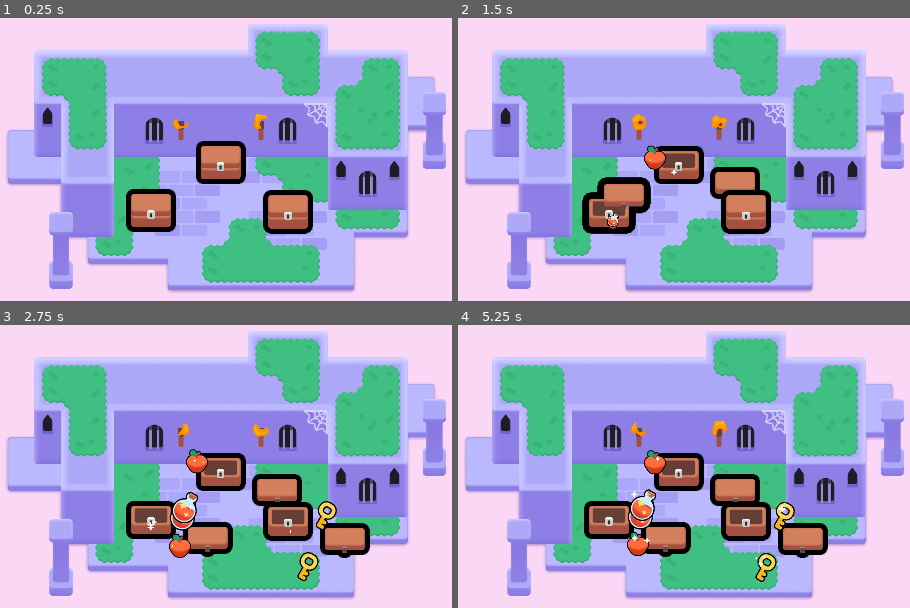
Above: before the commit, frames 1-4 (two rows, left to right).
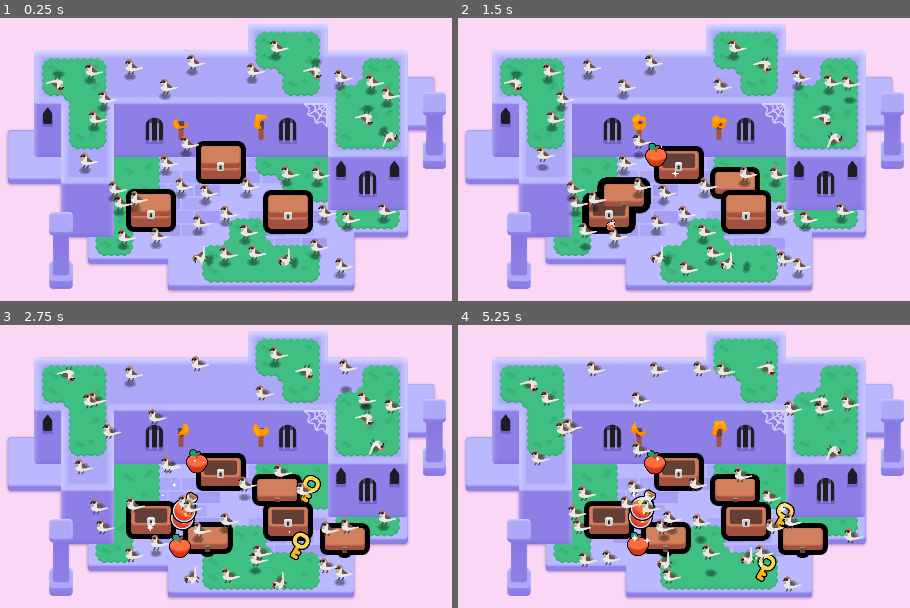
Above: after the commit, the same moments.

Repository: GlutenFreeGrass/2d-GameDev-Course
Game: Godot game, scene res://lessons/mini_dungeon.tscn
Same seed, same stepped clock (60 frames per second), same inputs: the game is played once before the commit and once after it.
Inputs (mouse positions are in pixels of both pictures, inside the frame that each line leads up to):
- Up to frame 1 (0.25 s): no input
- Up to frame 2 (1.5 s): tap Enter at 0.5 s; move the mouse to (679, 162) at 0.52 s; press the mouse at (679, 162) at 0.53 s; hold D (move_right) 0.53-1.28 s; tap Space at 0.77 s; move the mouse to (607, 210) at 1.27 s; release the mouse at (607, 210) at 1.28 s; hold S (move_down) from 1.28 s (still down); right-click (607, 210) at 1.35 s; click (607, 210) at 1.42 s
- Up to frame 3 (2.75 s): tap Space at 1.52 s; move the mouse to (289, 520) at 2.02 s; release S (move_down) at 2.03 s; hold D (move_right) from 2.03 s (still down); tap Z at 2.1 s; click (289, 520) at 2.17 s
- Up to frame 4 (5.25 s): move the mouse to (638, 571) at 2.77 s; release D (move_right) at 2.78 s; hold W (move_up) 2.78-3.53 s; click (638, 571) at 2.85 s; tap Space at 3.02, 3.77, 4.52 s; move the mouse to (outside the picture) at 3.52 s; hold Right mouse button (right_click) 3.53-4.28 s; hold A (move_left) 3.53-5.03 s; click (outside the picture) at 3.67 s; move the mouse to (outside the picture) at 4.27 s; tap Z at 4.35 s; click (outside the picture) at 4.42 s; move the mouse to (720, 480) at 5.02 s; press the mouse at (720, 480) at 5.03 s; hold S (move_down) from 5.03 s (still down)

The runs differ from the first frame. In frame 1, 6.3% of the frame differs, in the area x 10-89%, y 7-93%; in frame 2, 6.4%; in frame 3, 5.9%; in frame 4, 4.7%.

Commit message:
L8-L9-Lets-Experiment

Diff:
--- /dev/null
+++ b/M06.looting_workbook/assets/bird/Bird.gd
@@ -0,0 +1,35 @@
+extends Node2D
+
+@onready var animation_player = $AnimationPlayer
+@onready var bird = $Sparrow
+@onready var shadow = $Shadow
+@onready var timer = $Timer
+# Called when the node enters the scene tree for the first time.
+func _ready():
+	timer.wait_time = randf_range(1.0, 3.0)
+	timer.one_shot = true
+	timer.timeout.connect(random_landing_pad)
+	timer.start()
+
+# Called every frame. 'delta' is the elapsed time since the previous frame.
+func _process(delta):
+	pass
+
+func random_landing_pad() -> void:
+	var random_angle := randf_range(0.0, 2.0 * PI)
+	var random_direction := Vector2(1.5, 0.0).rotated(random_angle)
+	var random_distance := randf_range(60.0, 120.0)
+	var land_position := random_direction * random_distance
+
+	const HOP_TIME := 1.5
+	const HALF_HOP_TIME := HOP_TIME / 2.0
+
+	var tween := create_tween()
+	tween.set_parallel()
+	tween.tween_property(bird, "position:x", land_position.x, HOP_TIME)
+	tween.tween_property(shadow, "position", land_position, HOP_TIME)
+	tween = create_tween()
+	tween.set_trans(Tween.TRANS_QUAD)
+	tween.set_ease(Tween.EASE_IN)
+	const JUMP_HEIGHT = 16.0
+	tween.tween_property(bird, "position:y", land_position.y - JUMP_HEIGHT, HALF_HOP_TIME)
--- a/M06.looting_workbook/assets/torch/torch.gd
+++ b/M06.looting_workbook/assets/torch/torch.gd
@@ -1,7 +1,15 @@
-extends Node2D
+extends Area2D
 
 @onready var flame: Sprite2D = $Flame
 
 func _ready() -> void:
 	# This parameter of the shader material gives each flame a slightly different look and randomized animation.
 	flame.material.set("shader_parameter/offset", global_position * 0.1)
+
+func toggle_target_node_visibility() -> void:
+	flame.visible = not flame.visible
+
+func _input_event(viewport: Viewport, event: InputEvent, shape_idx: int):
+	var event_is_mouse_click: bool = (event is InputEventMouseButton and event.button_index == MOUSE_BUTTON_LEFT and event.is_pressed())
+	if event_is_mouse_click:
+		toggle_target_node_visibility()
--- a/M06.looting_workbook/assets/torch/torch.tscn
+++ b/M06.looting_workbook/assets/torch/torch.tscn
@@ -28,7 +28,10 @@
 shader_parameter/noise_sampler = SubResource("NoiseTexture2D_1dd3t")
 shader_parameter/flame_gradient = SubResource("GradientTexture1D_cnwig")
 
-[node name="Torch" type="Node2D"]
+[sub_resource type="CircleShape2D" id="CircleShape2D_jrw0b"]
+radius = 26.1725
+
+[node name="Torch" type="Area2D"]
 script = ExtResource("1_8rman")
 
 [node name="TorchBody" type="Sprite2D" parent="."]
@@ -40,3 +43,7 @@
 position = Vector2(0, -30)
 scale = Vector2(0.28038, 0.28038)
 texture = ExtResource("3_5oi5q")
+
+[node name="CollisionShape2D" type="CollisionShape2D" parent="."]
+position = Vector2(-2, -17)
+shape = SubResource("CircleShape2D_jrw0b")
--- /dev/null
+++ b/M06.looting_workbook/bird.gd
@@ -0,0 +1,38 @@
+extends Node2D
+
+@onready var bird: Sprite2D = $Sparrow
+@onready var shadow: Sprite2D = $Shadow
+@onready var timer: Timer = $Timer
+# Called when the node enters the scene tree for the first time.
+func _ready():
+	timer.wait_time = randf_range(1.0, 3.0)
+	timer.one_shot = true
+	timer.timeout.connect(random_landing_pad)
+	timer.start()
+
+# Called every frame. 'delta' is the elapsed time since the previous frame.
+func _process(delta):
+	pass
+
+func random_landing_pad() -> void:
+	var random_angle := randf_range(0.0, 2.0 * PI)
+	var random_direction := Vector2(1.5, 0.0).rotated(random_angle)
+	var random_distance := randf_range(10.0, 30.0)
+	var land_position := random_direction * random_distance
+
+	const HOP_TIME := 0.25
+	const HALF_HOP_TIME := HOP_TIME / 2.0
+
+	var tween := create_tween()
+	tween.set_parallel()
+	tween.tween_property(bird, "position:x", land_position.x, HOP_TIME)
+	tween.tween_property(shadow, "position", land_position, HOP_TIME)
+	tween = create_tween()
+	tween.set_trans(Tween.TRANS_QUAD)
+	tween.set_ease(Tween.EASE_IN)
+	const JUMP_HEIGHT = 50.0
+	tween.tween_property(bird, "position:y", land_position.y - JUMP_HEIGHT, HALF_HOP_TIME)
+	tween.set_ease(Tween.EASE_IN)
+	tween.tween_property(bird, "position:y", land_position.y, HALF_HOP_TIME)
+	timer.wait_time = randf_range(1.0, 3.0)
+	tween.finished.connect(timer.start)
--- /dev/null
+++ b/M06.looting_workbook/bird.tscn
@@ -0,0 +1,17 @@
+[gd_scene load_steps=4 format=3 uid="uid://bec4labwu77w4"]
+
+[ext_resource type="Script" path="res://bird.gd" id="1_wp53j"]
+[ext_resource type="Texture2D" uid="uid://bwhshkk62k3bh" path="res://assets/bird/sparrow.png" id="2_m4bmb"]
+[ext_resource type="PackedScene" uid="uid://dnetm54guji21" path="res://assets/bird/shadow.tscn" id="3_op26c"]
+
+[node name="Bird" type="Node2D"]
+script = ExtResource("1_wp53j")
+
+[node name="Sparrow" type="Sprite2D" parent="."]
+position = Vector2(8, -18)
+texture = ExtResource("2_m4bmb")
+
+[node name="Timer" type="Timer" parent="."]
+
+[node name="Shadow" parent="." instance=ExtResource("3_op26c")]
+position = Vector2(0, 6)
--- a/M06.looting_workbook/lessons/chest/chest.gd
+++ b/M06.looting_workbook/lessons/chest/chest.gd
@@ -47,7 +47,7 @@
 	var random_distance := randf_range(60.0, 120.0)
 	var land_position := random_direction * random_distance
 
-	const FLIGHT_TIME := 0.5
+	const FLIGHT_TIME := 1.0
 	const HALF_FLIGHT_TIME := FLIGHT_TIME / 2.0
 
 	var tween := create_tween()
--- a/M06.looting_workbook/lessons/chest/chest.tscn
+++ b/M06.looting_workbook/lessons/chest/chest.tscn
@@ -7,7 +7,7 @@
 [ext_resource type="PackedScene" uid="uid://0i1g0cunmseb" path="res://lessons/items/apple.tscn" id="2_o72r0"]
 [ext_resource type="Texture2D" uid="uid://bu2jin246nel5" path="res://lessons/chest/lock.png" id="3_ci5xg"]
 [ext_resource type="PackedScene" uid="uid://ctqyr0ufyoktk" path="res://lessons/items/key.tscn" id="3_ejb5d"]
-[ext_resource type="PackedScene" uid="uid://hdxqgspfcaur" path="res://lessons/items/potion.tscn" id="4_laf0d"]
+[ext_resource type="PackedScene" uid="uid://hdxqgspfcaur" path="res://addons/potion.tscn" id="4_pko28"]
 
 [sub_resource type="RectangleShape2D" id="RectangleShape2D_nng1f"]
 size = Vector2(96, 81)
@@ -56,8 +56,9 @@
 }
 
 [node name="Chest" type="Area2D"]
+position = Vector2(809, 569)
 script = ExtResource("1_vh1d2")
-possible_items = Array[PackedScene]([ExtResource("2_o72r0"), ExtResource("3_ejb5d"), ExtResource("4_laf0d")])
+possible_items = Array[PackedScene]([ExtResource("2_o72r0"), ExtResource("3_ejb5d"), ExtResource("4_pko28")])
 
 [node name="CollisionShape2D" type="CollisionShape2D" parent="."]
 visible = false
--- a/M06.looting_workbook/lessons/items/item.gd
+++ b/M06.looting_workbook/lessons/items/item.gd
@@ -17,3 +17,11 @@
 	sprite_2d.position = -1.0 * position_offset
 	tween.tween_property(sprite_2d, "position", position_offset, duration)
 	tween.tween_property(sprite_2d, "position",  -1.0 * position_offset, duration)
+
+
+func _input_event(viewport: Node, event: InputEvent, shape_idx: int):
+	var event_is_mouse_click: bool = (event is InputEventMouseButton and event.button_index == MOUSE_BUTTON_LEFT and event.is_pressed())
+	if event_is_mouse_click:
+		var tween := create_tween()
+		tween.tween_property(self, "scale", Vector2(0.0, 0.0), 0.3)
+		tween.finished.connect(queue_free)
--- a/M06.looting_workbook/lessons/mini_dungeon.tscn
+++ b/M06.looting_workbook/lessons/mini_dungeon.tscn
@@ -7,6 +7,7 @@
 [ext_resource type="Texture2D" uid="uid://l0y1k1obencd" path="res://assets/dungeon/spider_web.png" id="5_ywba7"]
 [ext_resource type="PackedScene" uid="uid://eundh35r605v" path="res://assets/torch/torch.tscn" id="6_fokey"]
 [ext_resource type="PackedScene" uid="uid://bkdkcicqcchjh" path="res://lessons/chest/chest.tscn" id="7_6kvof"]
+[ext_resource type="PackedScene" uid="uid://bec4labwu77w4" path="res://bird.tscn" id="8_txufp"]
 
 [sub_resource type="TileSetAtlasSource" id="TileSetAtlasSource_6s4s5"]
 texture = ExtResource("1_sym7n")
@@ -331,3 +332,132 @@
 
 [node name="Chest3" parent="." instance=ExtResource("7_6kvof")]
 position = Vector2(737, 364)
+
+[node name="BirdsInTheTrapSingMcKnight" type="Node2D" parent="."]
+position = Vector2(332.006, 319.587)
+
+[node name="Bird" parent="BirdsInTheTrapSingMcKnight" instance=ExtResource("8_txufp")]
+
+[node name="Bird2" parent="BirdsInTheTrapSingMcKnight" instance=ExtResource("8_txufp")]
+position = Vector2(160, -142)
+
+[node name="Bird3" parent="BirdsInTheTrapSingMcKnight" instance=ExtResource("8_txufp")]
+position = Vector2(-13, -34)
+
+[node name="Bird4" parent="BirdsInTheTrapSingMcKnight" instance=ExtResource("8_txufp")]
+position = Vector2(38, -10)
+
+[node name="Bird5" parent="BirdsInTheTrapSingMcKnight" instance=ExtResource("8_txufp")]
+position = Vector2(254.994, 25.4134)
+
+[node name="Bird6" parent="BirdsInTheTrapSingMcKnight" instance=ExtResource("8_txufp")]
+position = Vector2(400.994, -70.5866)
+
+[node name="Bird7" parent="BirdsInTheTrapSingMcKnight" instance=ExtResource("8_txufp")]
+position = Vector2(321.994, 119.413)
+
+[node name="Bird17" parent="BirdsInTheTrapSingMcKnight" instance=ExtResource("8_txufp")]
+position = Vector2(529.994, 150.413)
+
+[node name="Bird18" parent="BirdsInTheTrapSingMcKnight" instance=ExtResource("8_txufp")]
+position = Vector2(301.994, 68.4134)
+
+[node name="Bird38" parent="BirdsInTheTrapSingMcKnight" instance=ExtResource("8_txufp")]
+position = Vector2(252.994, 122.413)
+
+[node name="Bird19" parent="BirdsInTheTrapSingMcKnight" instance=ExtResource("8_txufp")]
+position = Vector2(489.994, 22.4134)
+
+[node name="Bird20" parent="BirdsInTheTrapSingMcKnight" instance=ExtResource("8_txufp")]
+position = Vector2(146.994, -41.5866)
+
+[node name="Bird8" parent="BirdsInTheTrapSingMcKnight" instance=ExtResource("8_txufp")]
+position = Vector2(206.994, -25.5866)
+
+[node name="Bird9" parent="BirdsInTheTrapSingMcKnight" instance=ExtResource("8_txufp")]
+position = Vector2(304.994, -41.5866)
+
+[node name="Bird12" parent="BirdsInTheTrapSingMcKnight" instance=ExtResource("8_txufp")]
+position = Vector2(470.994, 104.413)
+
+[node name="Bird13" parent="BirdsInTheTrapSingMcKnight" instance=ExtResource("8_txufp")]
+position = Vector2(546.994, 37.4134)
+
+[node name="Bird39" parent="BirdsInTheTrapSingMcKnight" instance=ExtResource("8_txufp")]
+position = Vector2(633.994, 18.4134)
+
+[node name="Bird14" parent="BirdsInTheTrapSingMcKnight" instance=ExtResource("8_txufp")]
+position = Vector2(474.994, -68.5866)
+
+[node name="Bird15" parent="BirdsInTheTrapSingMcKnight" instance=ExtResource("8_txufp")]
+position = Vector2(414.994, 125.413)
+rotation = -1.35515
+
+[node name="Bird16" parent="BirdsInTheTrapSingMcKnight" instance=ExtResource("8_txufp")]
+position = Vector2(210.994, 119.413)
+rotation = -1.35515
+
+[node name="Bird10" parent="BirdsInTheTrapSingMcKnight" instance=ExtResource("8_txufp")]
+position = Vector2(188.994, 47.4134)
+
+[node name="Bird36" parent="BirdsInTheTrapSingMcKnight" instance=ExtResource("8_txufp")]
+position = Vector2(87.9943, 78.4134)
+
+[node name="Bird37" parent="BirdsInTheTrapSingMcKnight" instance=ExtResource("8_txufp")]
+position = Vector2(8.99426, 81.4134)
+
+[node name="Bird11" parent="BirdsInTheTrapSingMcKnight" instance=ExtResource("8_txufp")]
+position = Vector2(110.994, -96.5866)
+
+[node name="Bird21" parent="BirdsInTheTrapSingMcKnight" instance=ExtResource("8_txufp")]
+position = Vector2(-82.0057, -101.587)
+
+[node name="Bird22" parent="BirdsInTheTrapSingMcKnight" instance=ExtResource("8_txufp")]
+position = Vector2(-38.0057, -250.587)
+
+[node name="Bird23" parent="BirdsInTheTrapSingMcKnight" instance=ExtResource("8_txufp")]
+position = Vector2(109.994, -279.587)
+
+[node name="Bird24" parent="BirdsInTheTrapSingMcKnight" instance=ExtResource("8_txufp")]
+position = Vector2(317.994, -317.587)
+
+[node name="Bird28" parent="BirdsInTheTrapSingMcKnight" instance=ExtResource("8_txufp")]
+position = Vector2(-70.0057, -316.587)
+
+[node name="Bird29" parent="BirdsInTheTrapSingMcKnight" instance=ExtResource("8_txufp")]
+position = Vector2(374.994, -373.587)
+
+[node name="Bird30" parent="BirdsInTheTrapSingMcKnight" instance=ExtResource("8_txufp")]
+position = Vector2(174.994, -337.587)
+
+[node name="Bird31" parent="BirdsInTheTrapSingMcKnight" instance=ExtResource("8_txufp")]
+position = Vector2(-61.0057, -202.587)
+
+[node name="Bird32" parent="BirdsInTheTrapSingMcKnight" instance=ExtResource("8_txufp")]
+position = Vector2(25.9943, -326.587)
+
+[node name="Bird33" parent="BirdsInTheTrapSingMcKnight" instance=ExtResource("8_txufp")]
+position = Vector2(528.994, -301.587)
+
+[node name="Bird34" parent="BirdsInTheTrapSingMcKnight" instance=ExtResource("8_txufp")]
+position = Vector2(641.994, -259.587)
+
+[node name="Bird35" parent="BirdsInTheTrapSingMcKnight" instance=ExtResource("8_txufp")]
+position = Vector2(637.994, -186.587)
+rotation = 2.19338
+scale = Vector2(1, 1)
+
+[node name="Bird25" parent="BirdsInTheTrapSingMcKnight" instance=ExtResource("8_txufp")]
+position = Vector2(603.994, -290.587)
+
+[node name="Bird26" parent="BirdsInTheTrapSingMcKnight" instance=ExtResource("8_txufp")]
+position = Vector2(595.994, -237.587)
+rotation = 3.12141
+
+[node name="Bird40" parent="BirdsInTheTrapSingMcKnight" instance=ExtResource("8_txufp")]
+position = Vector2(-146.006, -320.587)
+rotation = 3.12141
+
+[node name="Bird27" parent="BirdsInTheTrapSingMcKnight" instance=ExtResource("8_txufp")]
+position = Vector2(471.994, -349.587)
+rotation = 3.12141
Renamed: M06.looting_workbook/lessons/items/potion.tscn -> M06.looting_workbook/addons/potion.tscn
Not shown: 1 places in M06.looting_workbook/assets/torch/torch.tscn that only renumber resources
Not shown: 1 places in M06.looting_workbook/lessons/mini_dungeon.tscn that only renumber resources
